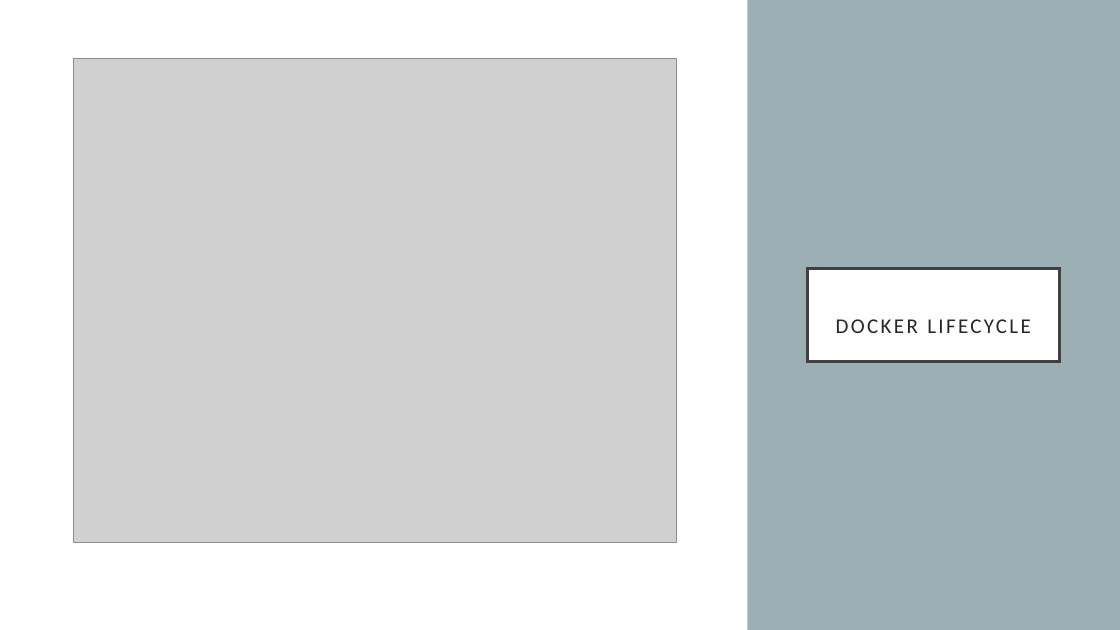
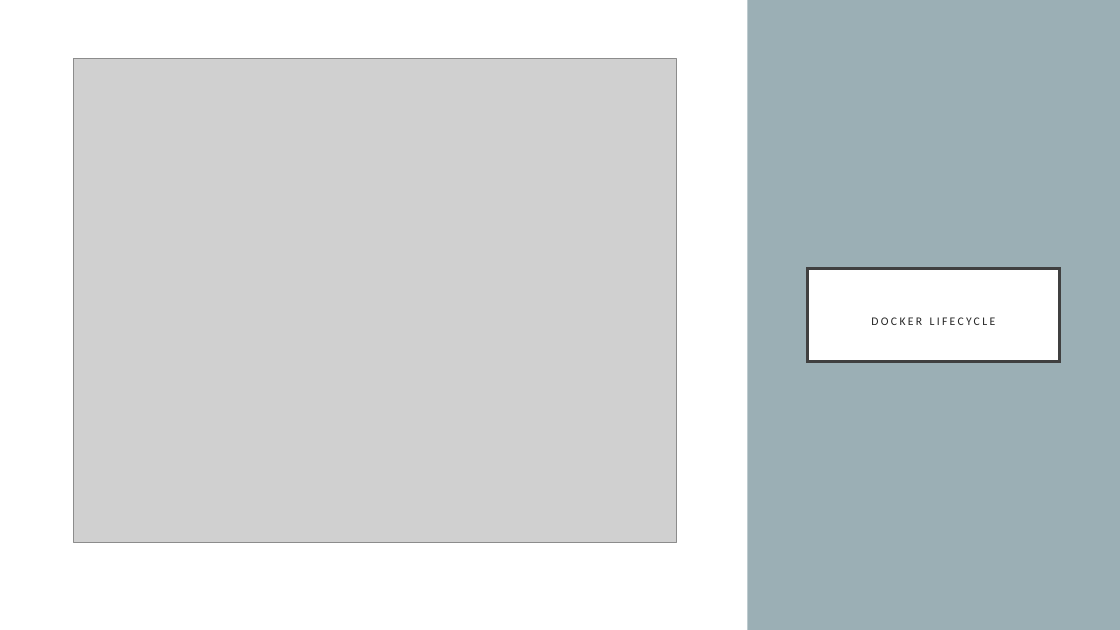
Before and after one commit to marilynwaldman/course, a slide deck: slide 11 of Learning Environment/Virtual Environment/01-VMandDocker.pptx. Drawn at 1120x630 pixels with LibreOffice and Linux fonts; fonts in the diff are those of the drawing; grey boxes stand for pictures. Boxes give left, top, right and bottom in pixels: in the first picture for what was removed or moved away, otherwise in the second. Text is boxed around its words. In the diff, an @@ line names an element or a change of style, - is before the commit and + after.

```diff
--- a/Learning Environment/Virtual Environment/01-VMandDocker.pptx
+++ b/Learning Environment/Virtual Environment/01-VMandDocker.pptx
@@ title "DOCKER LIFECYCLE" at [807,268,1060,361]: size 18 to 10 pt @@
```
Also in this commit, not shown: 3 other slides changed, 3 other files.
